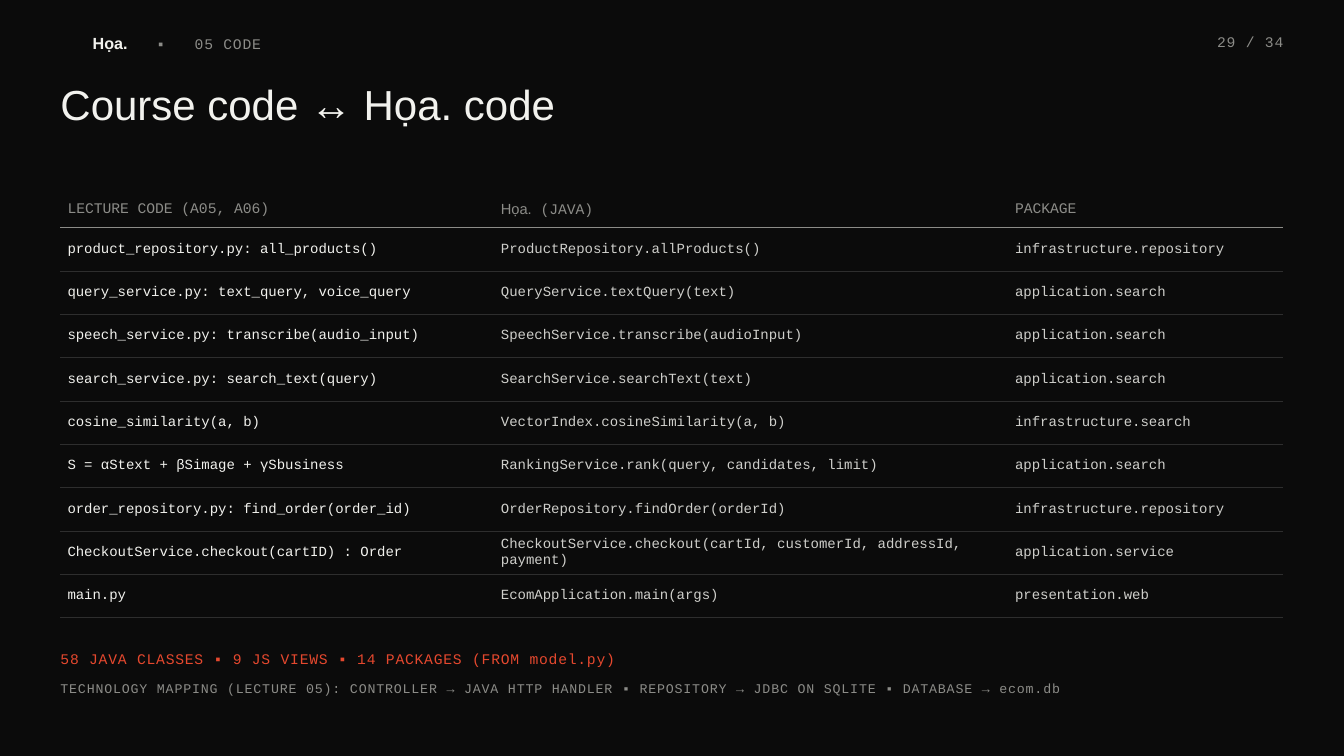
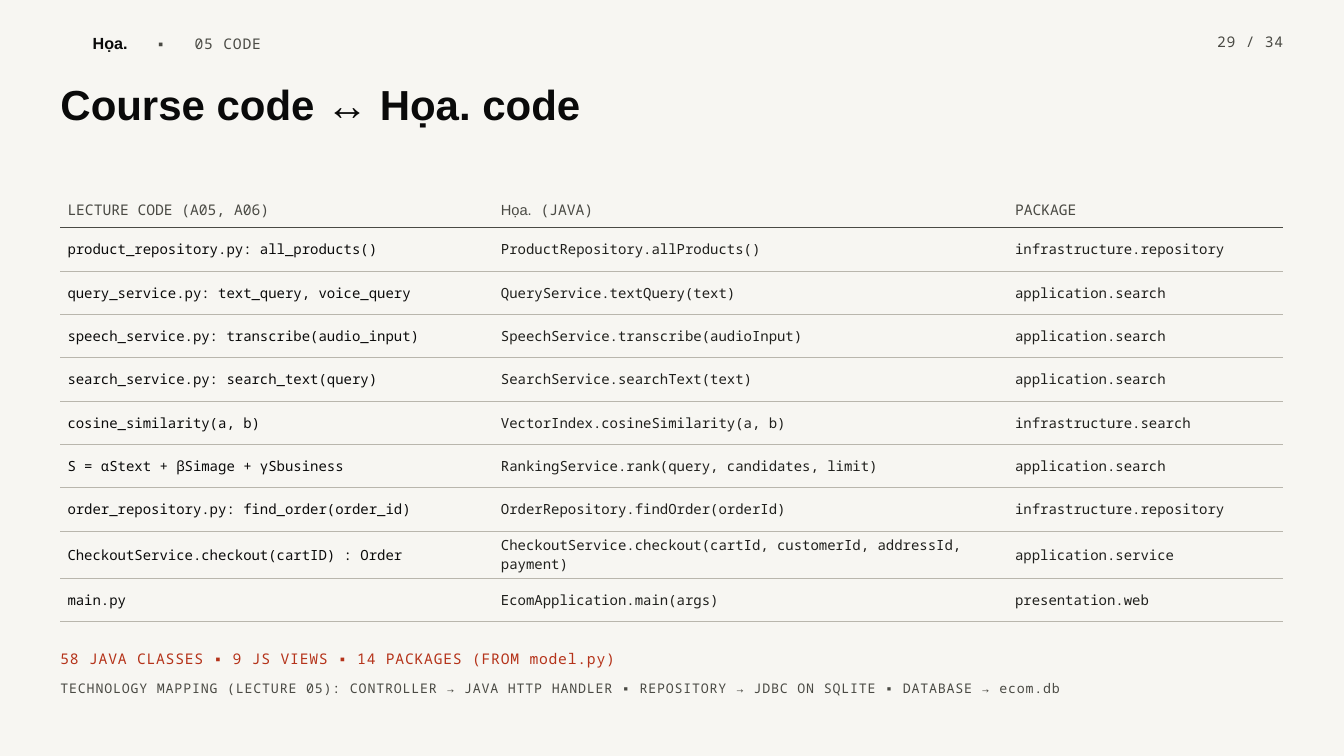
Before and after one commit to scalliontor/Hoa, a slide deck: slide 29 of slides/thuyettrinh_Hoa.pptx. Drawn at 1344x756 pixels with LibreOffice and Linux fonts; fonts in the diff are those of the drawing; background and template pictures are left out. Boxes give left, top, right and bottom in pixels: in the first picture for what was removed or moved away, otherwise in the second. Text is boxed around its words. In the diff, an @@ line names an element or a change of style, - is before the commit and + after.

```diff
--- a/slides/thuyettrinh_Hoa.pptx
+++ b/slides/thuyettrinh_Hoa.pptx
@@ background #0B0B0B to #F7F6F2 @@
@@ text "Họa. ▪ 05 CODE" at [93, 38, 261, 52]: font Courier New to Noto Sans Mono, text colour #8C8C88 to #4A4A44 in "▪ 05 CODE"; text colour #F2F2EE to #0A0A0A in "Họa." @@
@@ text "29 / 34" at [1217, 36, 1283, 47]: font Courier New to Noto Sans Mono, text colour #8C8C88 to #4A4A44 @@
@@ text "Course code ↔ Họa. code" at [60, 89, 580, 128]: text colour #F2F2EE to #0A0A0A, bold on @@
@@ table at [60, 192, 1284, 618] @@
@@ font Courier New to Noto Sans Mono @@
@@ text colour #8C8C88 to #4A4A44 in "LECTURE CODE (A05, A06)", "Họa. (JAVA)", "PACKAGE" @@
@@ text colour #F2F2EE to #0A0A0A in "product_repository.py: all_products()", "query_service.py: text_query, voice_query", "speech_service.py: transcribe(audio_input)", "search_service.py: search_text(query)" and 5 more places @@
@@ text colour #CFCFCB to #1F1F1C in "ProductRepository.allProducts()", "infrastructure.repository", "QueryService.textQuery(text)", "application.search" and 14 more places @@
@@ borders changed @@
@@ text "58 JAVA CLASSES ▪ 9 ..." at [60, 653, 615, 668]: font Courier New to Noto Sans Mono, text colour #E5482E to #B5331A @@
@@ text "TECHNOLOGY MAPPING (LECTURE 05): CONTROLLER ..." at [60, 683, 1060, 696]: font Courier New to Noto Sans Mono, text colour #8C8C88 to #4A4A44 @@
```
Also in this commit, not shown: 33 other slides changed, 4 other files.
